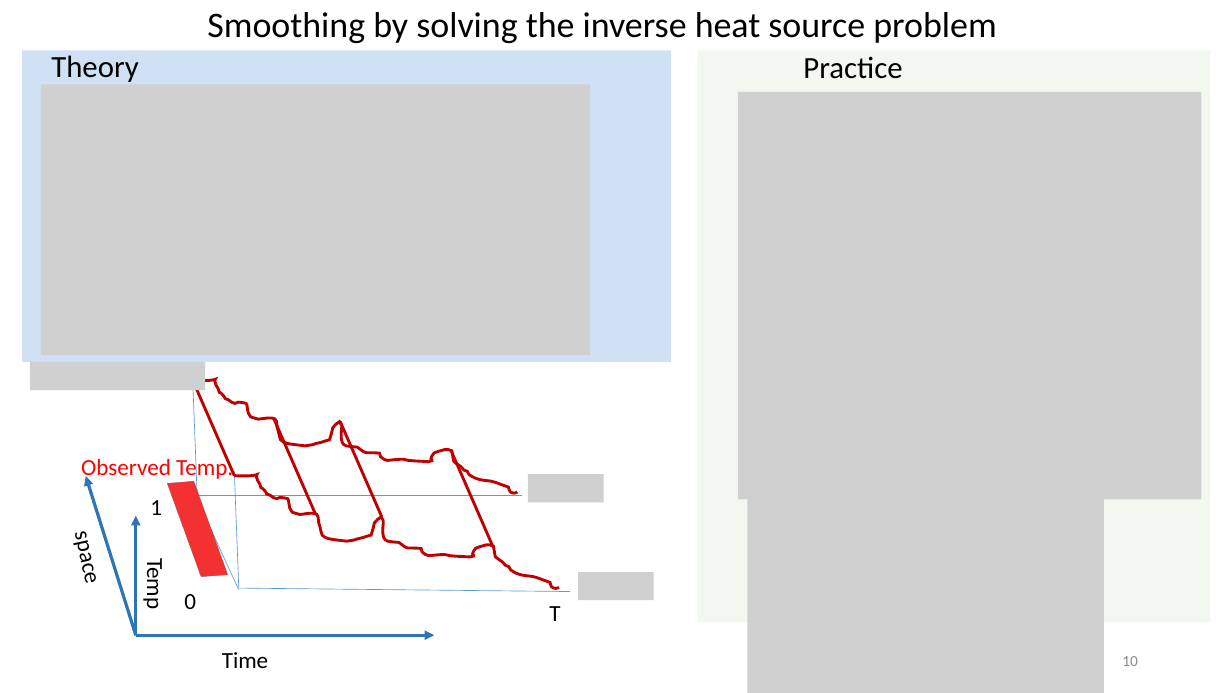
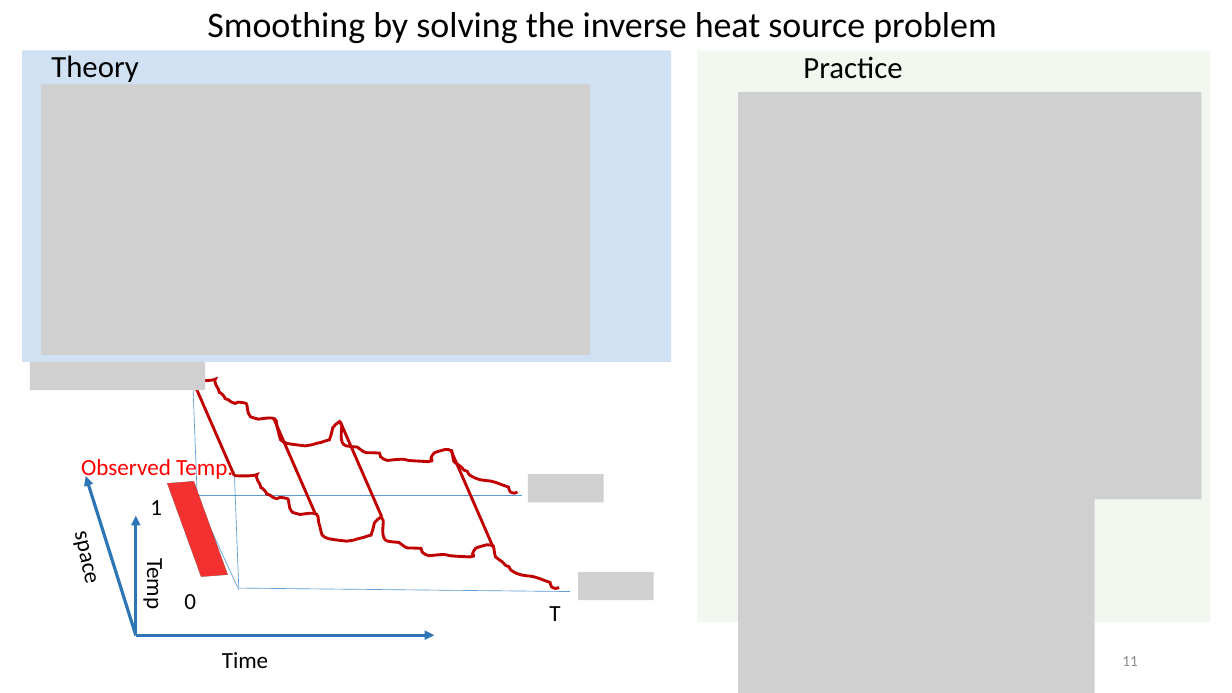
Before and after one commit to zhaENS/Project, a slide deck: slide 11 of Documents/lab Meetings/24-03-15/Polymer Reconstruction Using the HiC Experiments.pptx (slide 10 before the commit). Drawn at 1232x693 pixels with LibreOffice and Linux fonts; fonts in the diff are those of the drawing; grey boxes stand for pictures. Boxes give left, top, right and bottom in pixels: in the first picture for what was removed or moved away, otherwise in the second. Text is boxed around its words. In the diff, an @@ line names an element or a change of style, - is before the commit and + after.

```diff
--- a/Documents/lab Meetings/24-03-15/Polymer Reconstruction Using the HiC Experiments.pptx
+++ b/Documents/lab Meetings/24-03-15/Polymer Reconstruction Using the HiC Experiments.pptx
@@ picture: place and size @@
-picture at box(748, 495, 1104, 693)
+picture at box(738, 495, 1095, 693)
@@ page number at box(1122, 656, 1138, 666): text changed @@
-10
+11
```
Also in this commit, not shown: 10 other slides changed, 2 slides added, 8 other files.
